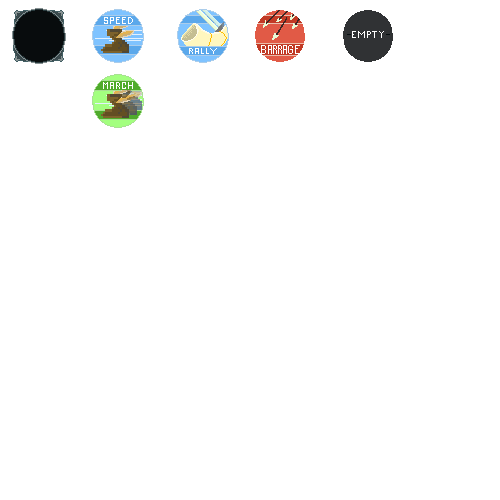
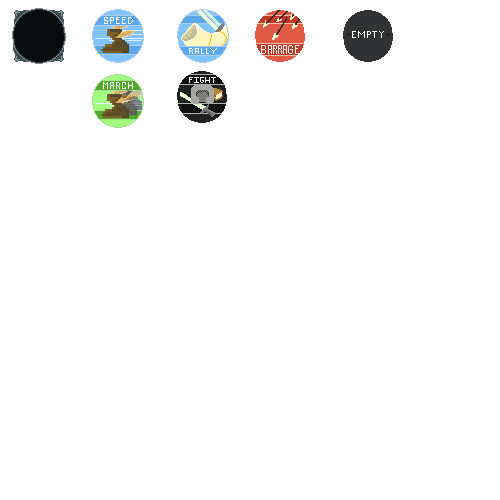
Layer changes from the first 500 x 500 image to the second:
added layer "Summon Self Skill_Icon" above "Empty Skill_Icon" over [177, 71, 227, 123]
